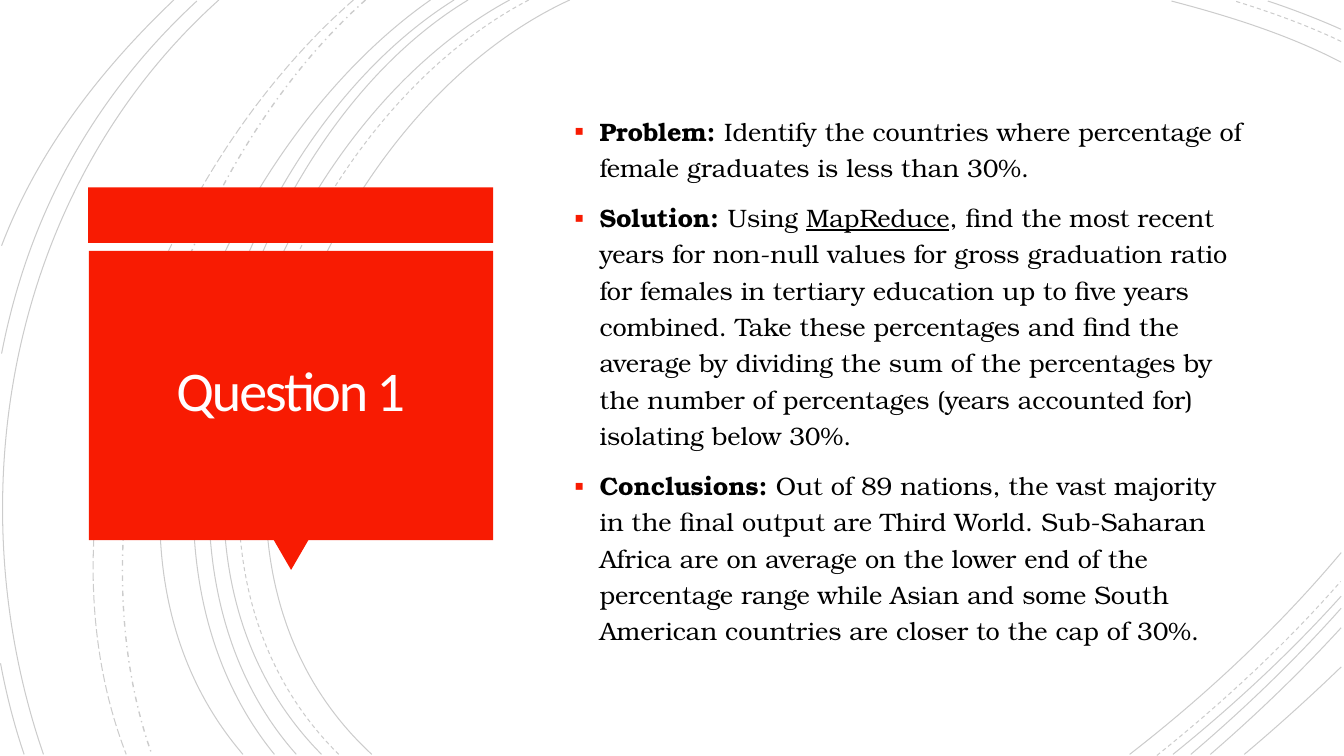
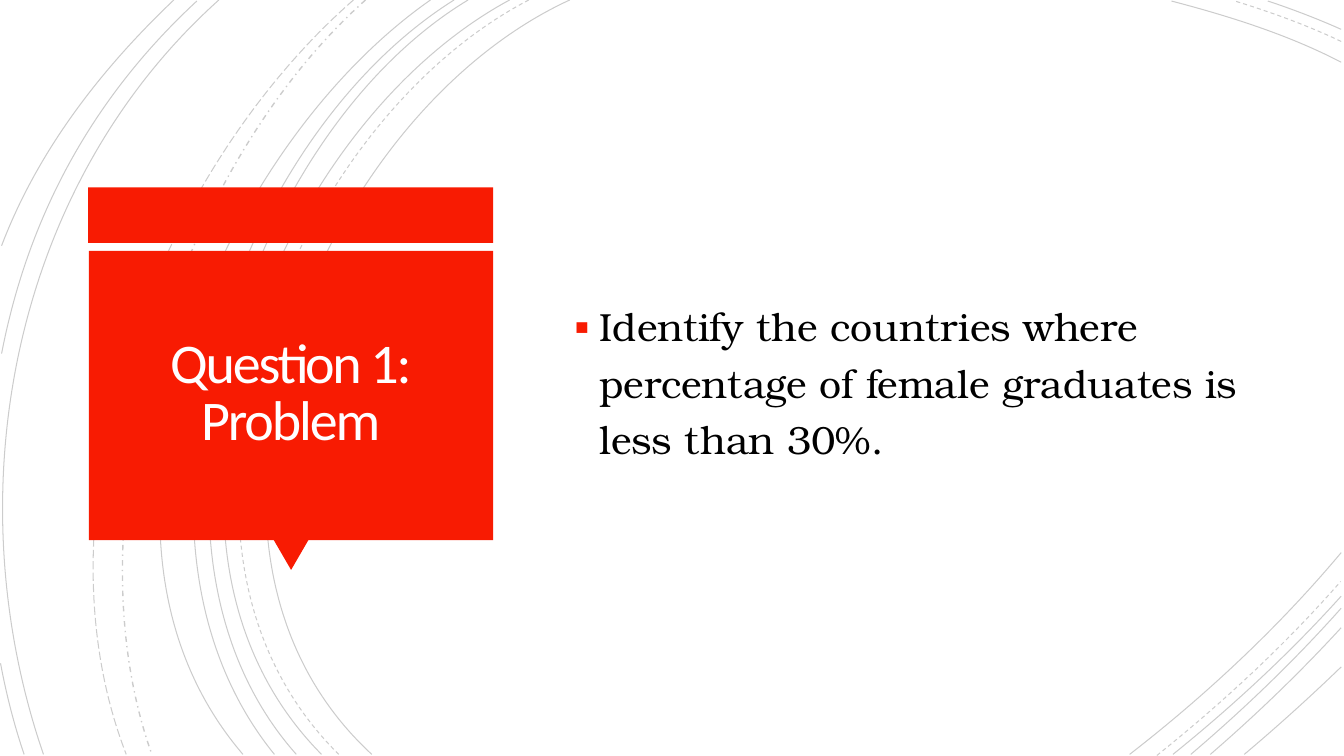
Before and after one commit to cordellsl/Project2, a slide deck: slide 3 of Project 2 Presentation.pptx. Drawn at 1344x756 pixels with LibreOffice and Linux fonts; fonts in the diff are those of the drawing. Boxes give left, top, right and bottom in pixels: in the first picture for what was removed or moved away, otherwise in the second. Text is boxed around its words. In the diff, an @@ line names an element or a change of style, - is before the commit and + after.

```diff
--- a/Project 2 Presentation.pptx
+++ b/Project 2 Presentation.pptx
@@ text at box(600, 312, 1237, 455): text changed; size 18 to 28 pt @@
-▪ Problem: Identify the countries where percentage of female graduates is less than 30%.
-▪ Solution: Using MapReduce, find the most recent years for non-null values for gross graduation ratio for females in tertiary education up to five years combined. Take these percentages and find the average by dividing the sum of the percentages by the number of percentages (years accounted for) isolating below 30%.
-▪ Conclusions: Out of 89 nations, the vast majority in the final output are Third World. Sub-Saharan Africa are on average on the lower end of the percentage range while Asian and some South American countries are closer to the cap of 30%.
+▪ Identify the countries where percentage of female graduates is less than 30%.
@@ title at box(170, 344, 411, 441): text changed @@
-Question 1
+Question 1:
+Problem
```
Also in this commit, not shown: 4 other slides changed, 9 slides added.
